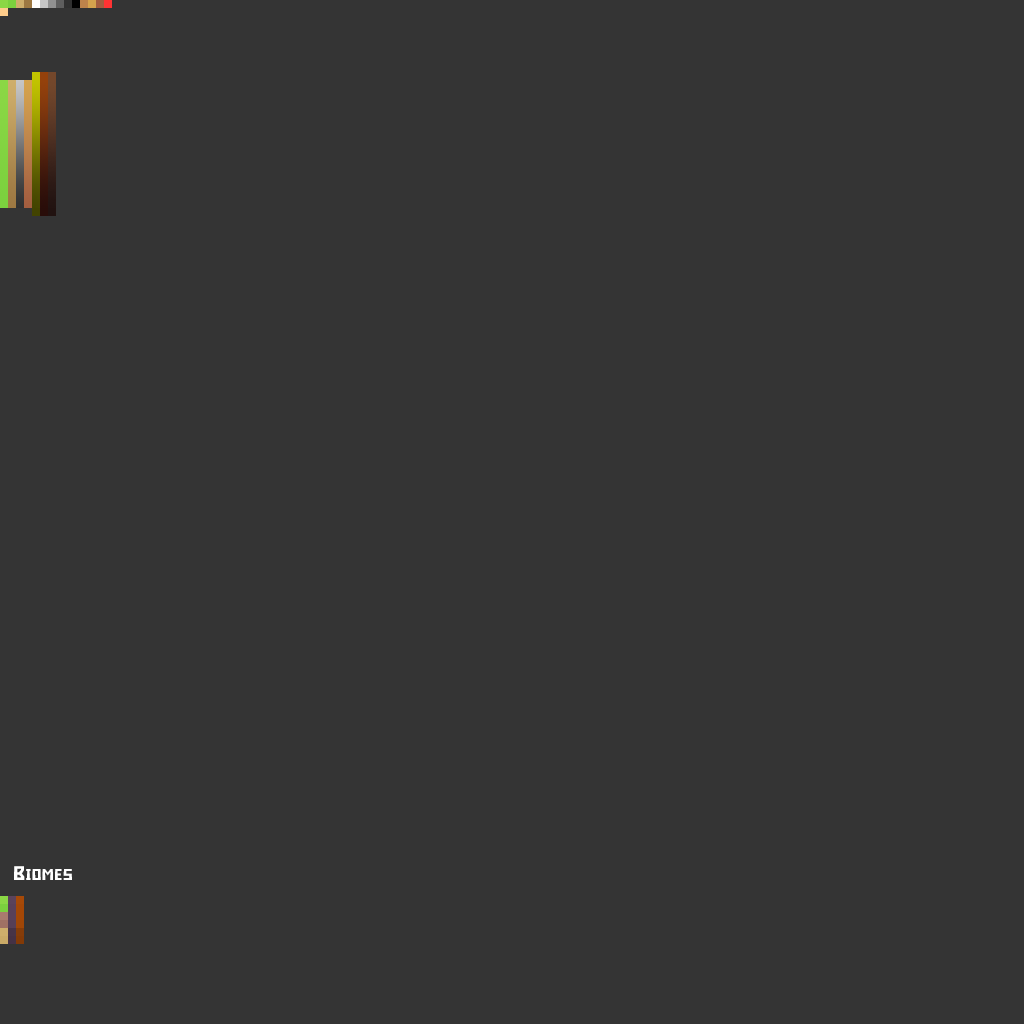
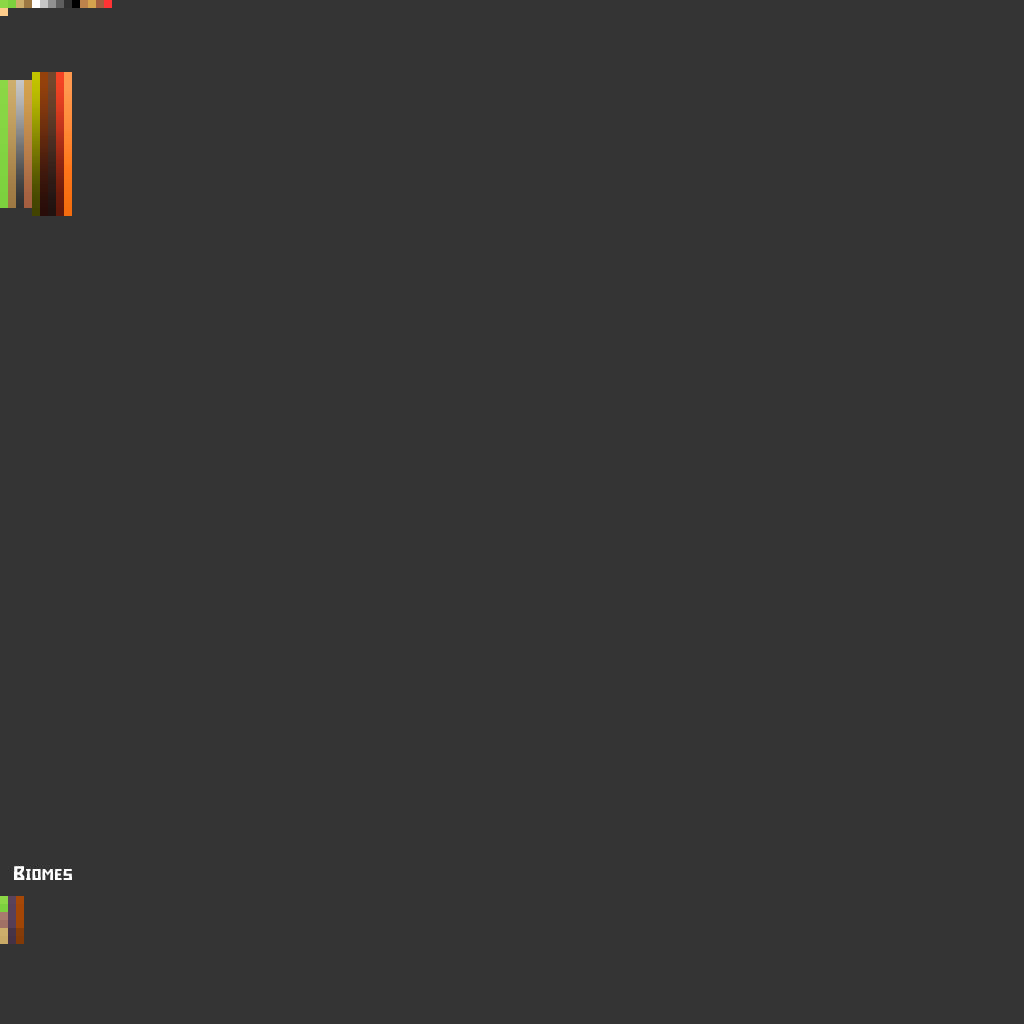
Revision of a layered 1024 × 1024 image; what changed, layer by layer:
painted on "Background" over [56, 72, 72, 216]
